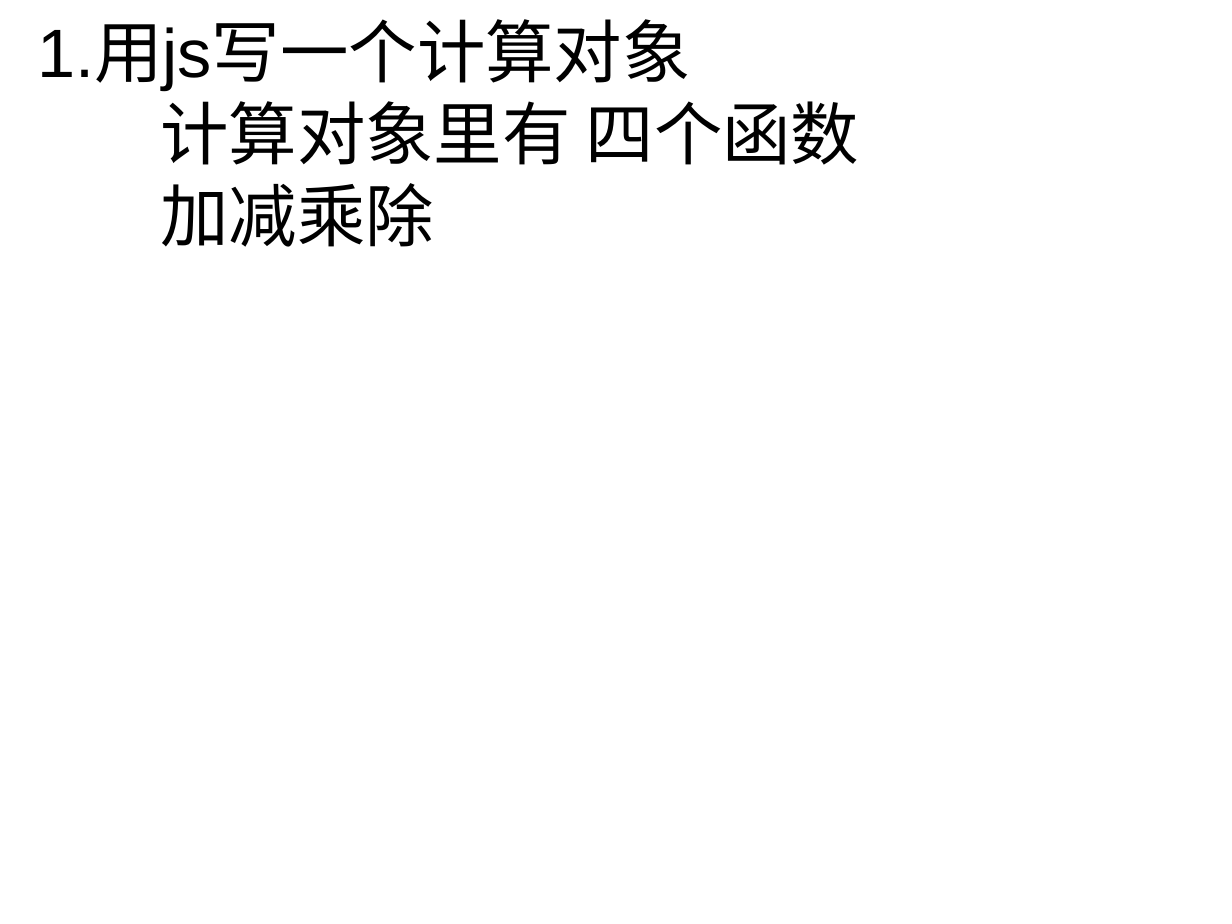
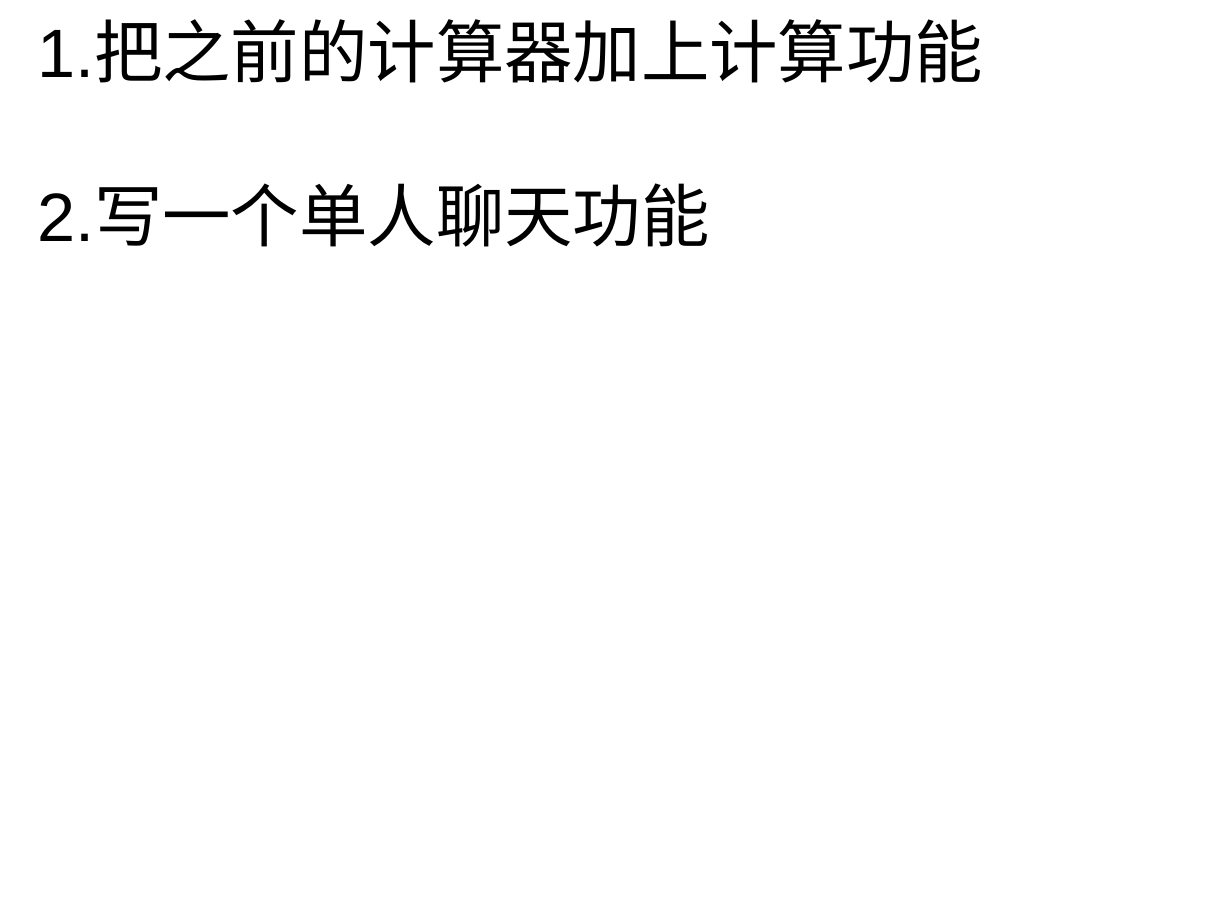
Before and after one commit to ywz147258/mnuSE1802, a slide deck: slide 1 of 1.ppt. Drawn at 1232x924 pixels with LibreOffice and Linux fonts; fonts in the diff are those of the drawing. Boxes give left, top, right and bottom in pixels: in the first picture for what was removed or moved away, otherwise in the second. Text is boxed around its words. In the diff, an @@ line names an element or a change of style, - is before the commit and + after.

```diff
--- a/1.ppt
+++ b/1.ppt
@@ text at (37, 22, 983, 247): text changed @@
-1.用js写一个计算对象
-计算对象里有 四个函数
-加减乘除
+1.把之前的计算器加上计算功能
+2.写一个单人聊天功能
```
Also in this commit, not shown: 2 other files.
